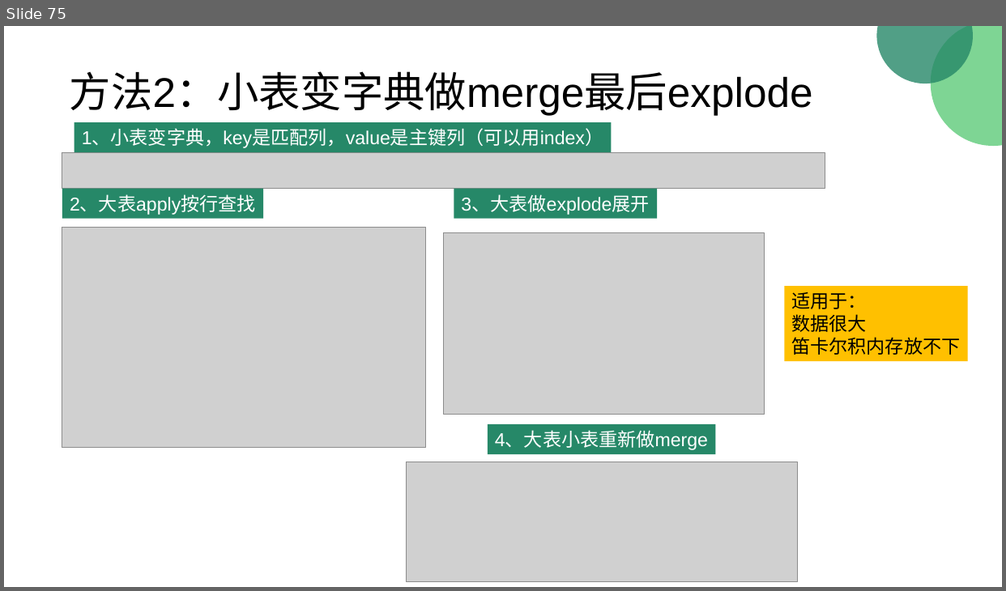
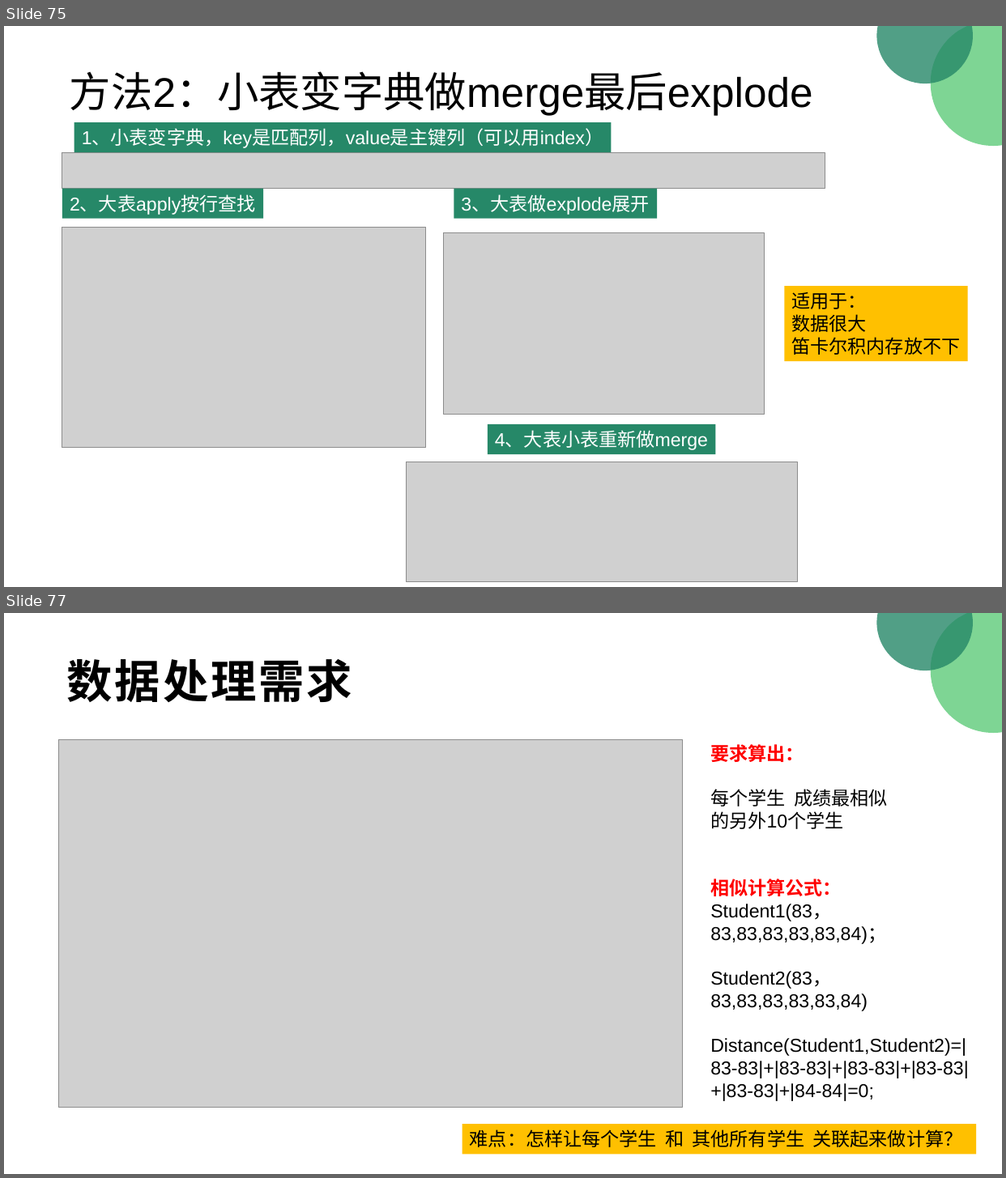
Before and after one commit to peiss/ant-learn-pandas, a slide deck: Python使用Pandas入门数据分析.pptx. Shown one above the other, each under a label of ours: slide 75 before the commit, slides 75 and 77 after it; the slides between them are not shown. The pictures are 1006x591 and 1006x1178 pixels, drawn with LibreOffice and Linux fonts; fonts in the diff are those of the drawing; grey boxes stand for pictures. Boxes give left, top, right and bottom in pixels: in the first picture for what was removed or moved away, otherwise in the second. Text is boxed around its words. In the diff, an @@ line names an element or a change of style, - is before the commit and + after.

```diff
--- a/Python使用Pandas入门数据分析.pptx
+++ b/Python使用Pandas入门数据分析.pptx
@@ slide 77 added at (4,613,1002,1174), background #FFFFFF; not listed: 2 template elements that a slide beside it also shows @@
@@ title added at (67,659,352,702), 44 pt, text #000000, bold @@
+数据处理需求
@@ picture added at (58,739,682,1107) @@
@@ text added at (710,744,968,1101), 18 pt, text #000000 @@
+要求算出：
+每个学生 成绩最相似
+的另外10个学生
+相似计算公式：
+Student1(83，83,83,83,83,83,84)；
+Student2(83，83,83,83,83,83,84)
+Distance(Student1,Student2)=|83-83|+|83-83|+|83-83|+|83-83|+|83-83|+|84-84|=0;
@@ rectangle added at (462,1124,977,1154), fill #FFC000, 18 pt, text #000000 @@
+难点：怎样让每个学生 和 其他所有学生 关联起来做计算？
```
Also in this commit, not shown: 2 other slides added, 7 other files.
